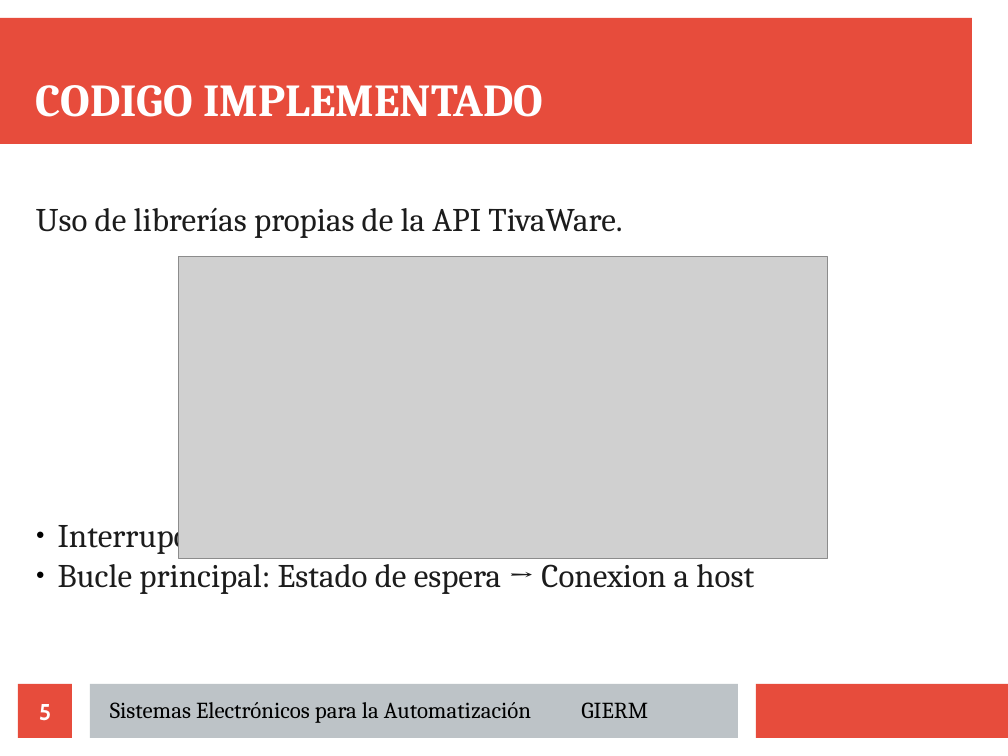
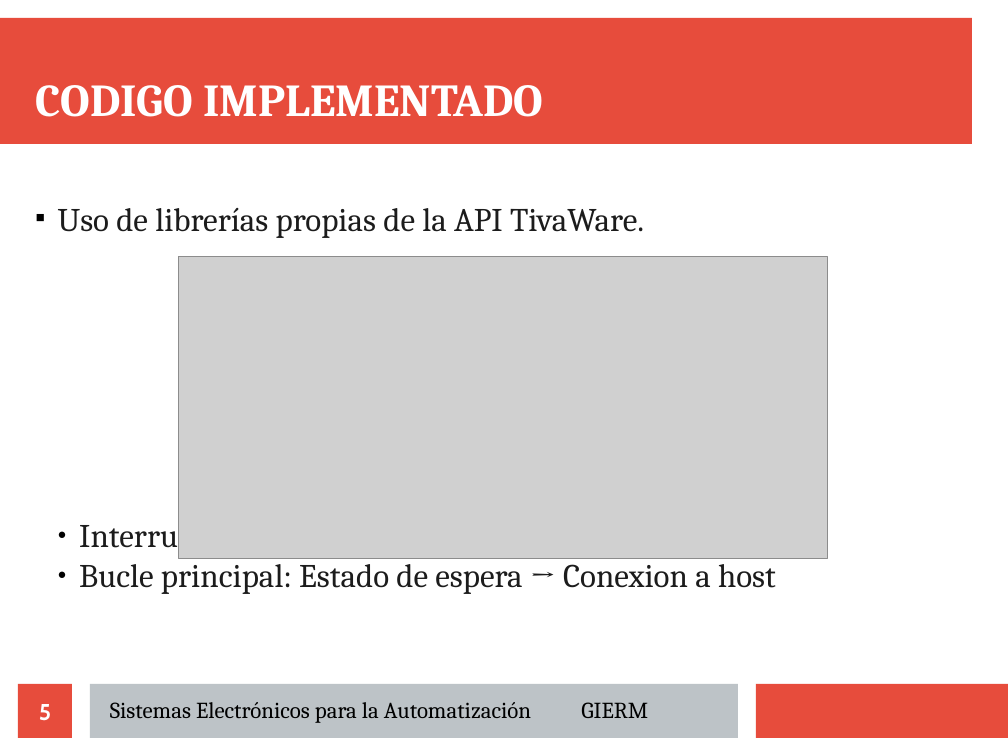
Before and after one commit to Richard-Haes-Ellis/Tiwiimo, a slide deck: slide 5 of docs/presentacion/defensa.odp. Drawn at 1008x756 pixels with LibreOffice and Linux fonts; fonts in the diff are those of the drawing; grey boxes stand for pictures. Boxes give left, top, right and bottom in pixels: in the first picture for what was removed or moved away, otherwise in the second. Text is boxed around its words. In the diff, an @@ line names an element or a change of style, - is before the commit and + after.

```diff
--- a/docs/presentacion/defensa.odp
+++ b/docs/presentacion/defensa.odp
@@ subtitle "Uso de librerías propias de ..." at box(58, 208, 776, 594): bullet none to ■; list level 1 to 2 in "Interrupciones (Timers y Handlers)"; list level 1 to 2 in "Bucle principal: Estado de espera ..." @@
```
Also in this commit, not shown: 4 other slides changed, 1 slide added, 1 slide removed, 5 other files.
